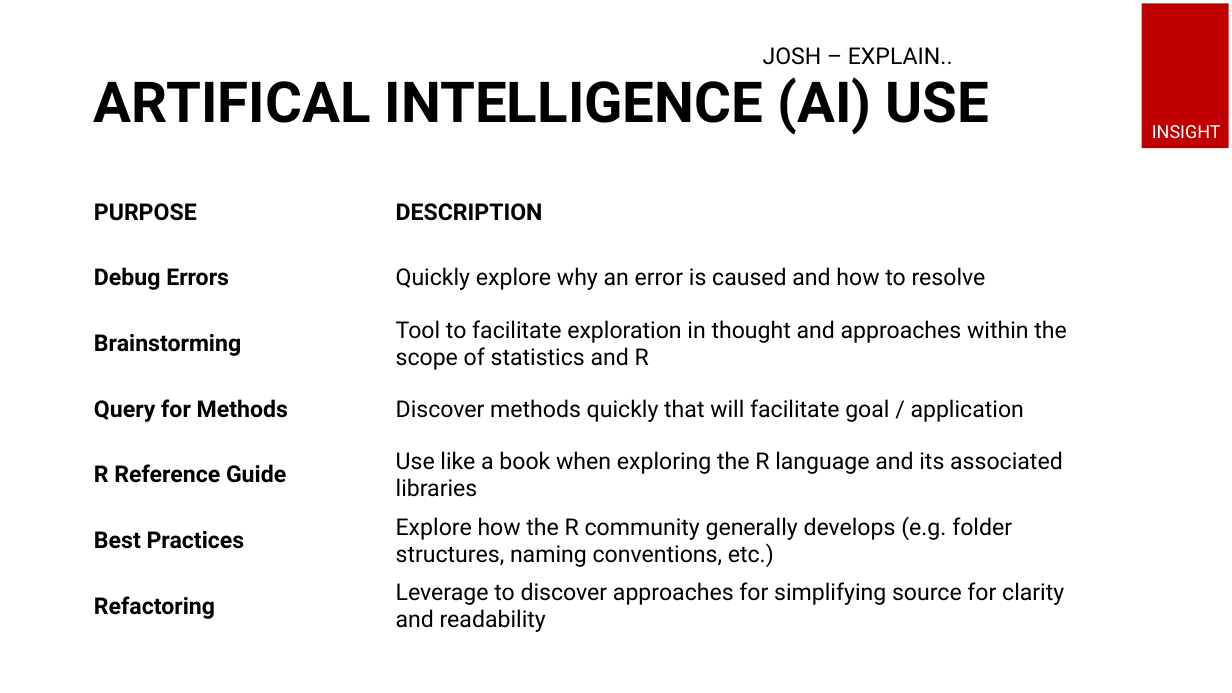
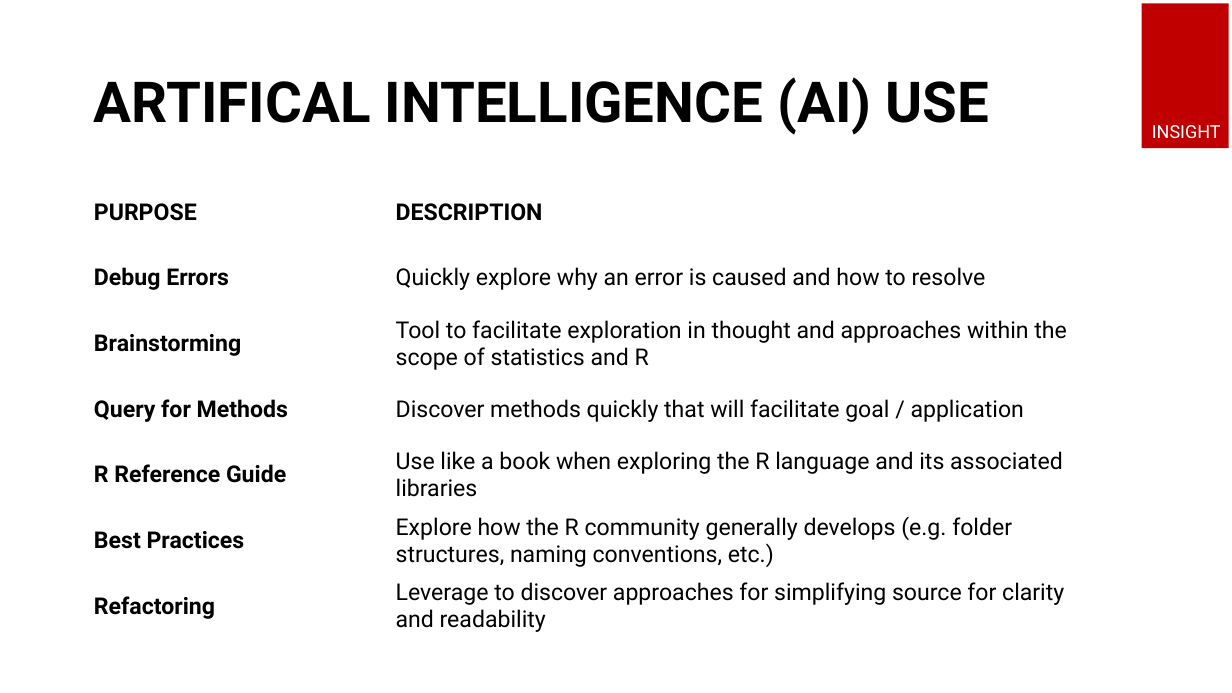
Before and after one commit to ijoshdavis/KSU-STAT-7100_MCSP, a slide deck: slide 17 of deliverables/Week 8 - Presentation_JLD.pptx (slide 10 before the commit). Drawn at 1232x693 pixels with LibreOffice and Linux fonts; fonts in the diff are those of the drawing. Boxes give left, top, right and bottom in pixels: in the first picture for what was removed or moved away, otherwise in the second. Text is boxed around its words. In the diff, an @@ line names an element or a change of style, - is before the commit and + after.

```diff
--- a/deliverables/Week 8 - Presentation_JLD.pptx
+++ b/deliverables/Week 8 - Presentation_JLD.pptx
@@ text removed at box(763, 47, 953, 65) @@
-JOSH – EXPLAIN..
```
Also in this commit, not shown: 6 other slides changed, 10 slides added, 3 slides removed, 55 other files.
